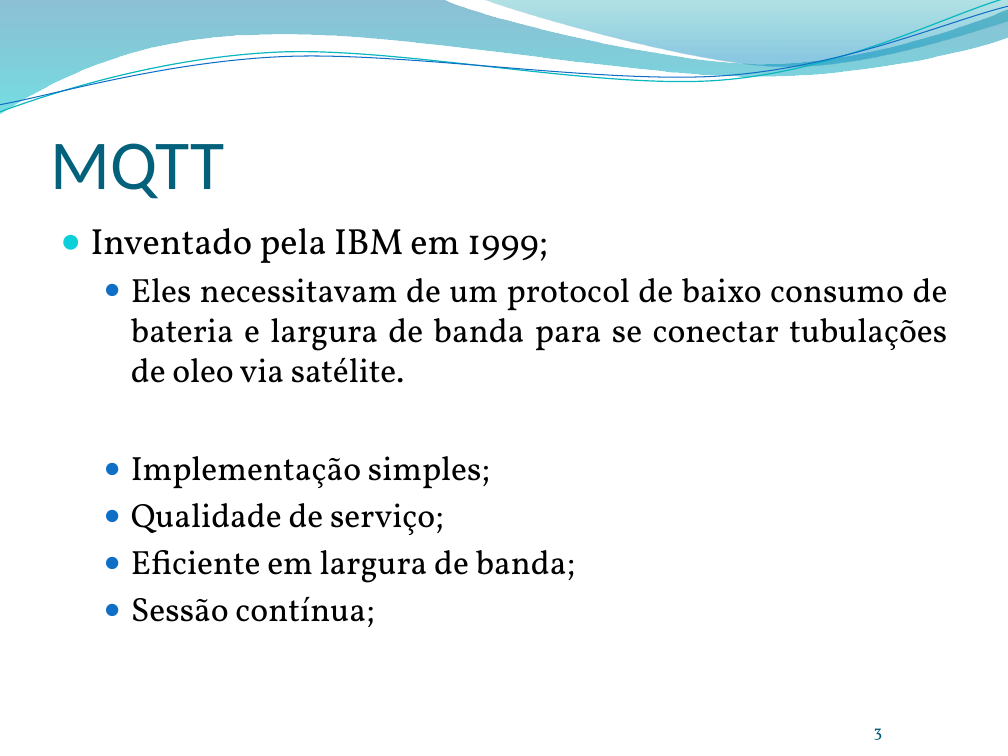
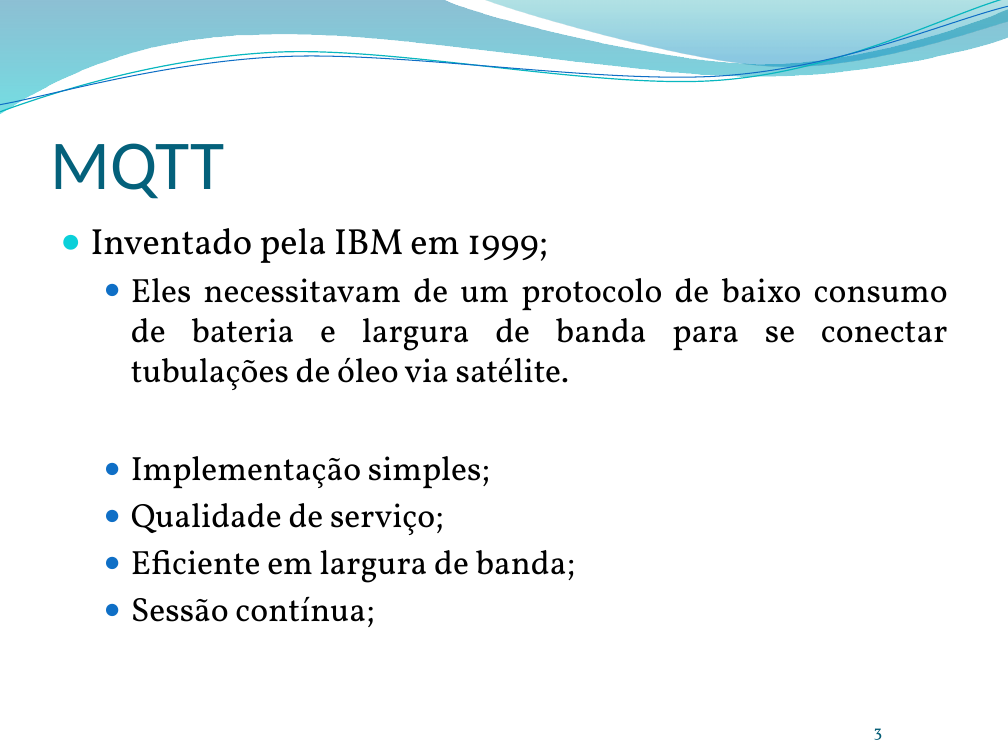
Before and after one commit to leonardopordeus/android_kotlin, a slide deck: slide 3 of Aula03.pptx. Drawn at 1008x756 pixels with LibreOffice and Linux fonts; fonts in the diff are those of the drawing; background and template pictures are left out. Boxes give left, top, right and bottom in pixels: in the first picture for what was removed or moved away, otherwise in the second. Text is boxed around its words. In the diff, an @@ line names an element or a change of style, - is before the commit and + after.

```diff
--- a/Aula03.pptx
+++ b/Aula03.pptx
@@ text at bbox=[131, 278, 948, 390]: text changed @@
-  ● Eles necessitavam de um protocol de baixo consumo de bateria e largura de banda para se conectar tubulações de oleo via satélite.
+  ● Eles necessitavam de um protocolo de baixo consumo de bateria e largura de banda para se conectar tubulações de óleo via satélite.
```
Also in this commit, not shown: 2 other slides changed, 1 slide removed, 1 other file.
